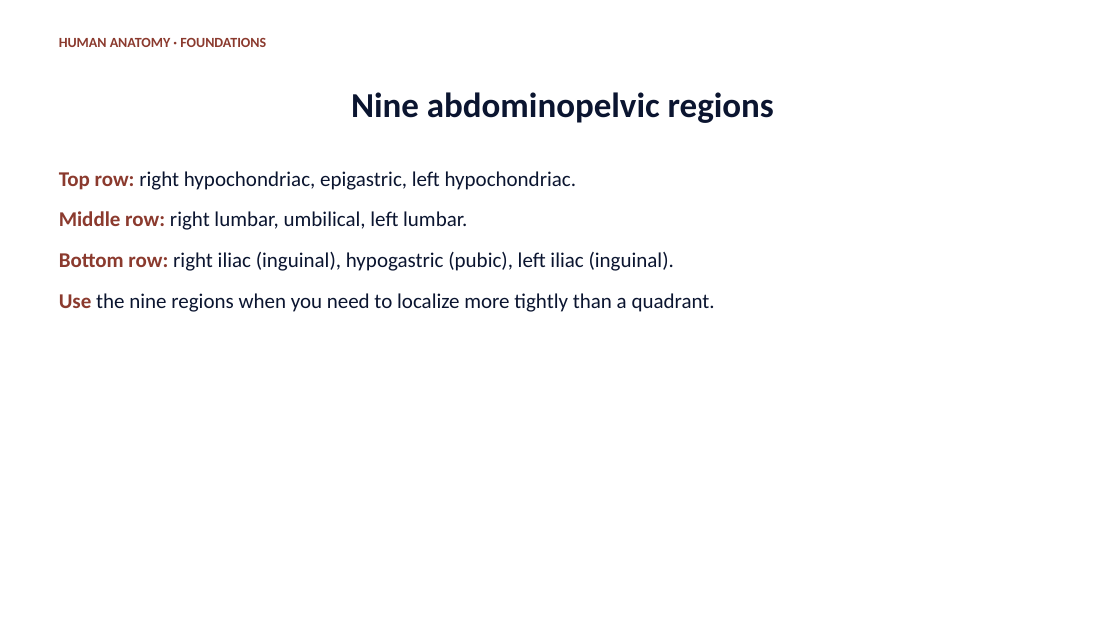
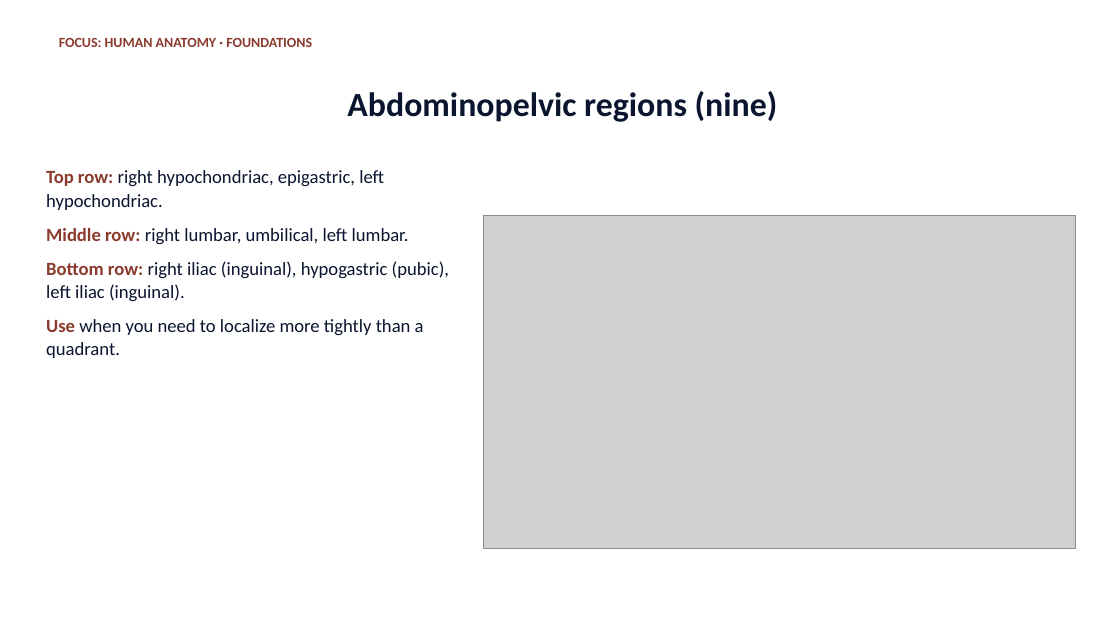
Before and after one commit to drsrennie-stack/A-P-lecture-core, a slide deck: slide 15 of Foundations-Human-Anatomy.pptx (slide 17 before the commit). Drawn at 1120x630 pixels with LibreOffice and Linux fonts; fonts in the diff are those of the drawing; grey boxes stand for pictures. Boxes give left, top, right and bottom in pixels: in the first picture for what was removed or moved away, otherwise in the second. Text is boxed around its words. In the diff, an @@ line names an element or a change of style, - is before the commit and + after.

```diff
--- a/Foundations-Human-Anatomy.pptx
+++ b/Foundations-Human-Anatomy.pptx
@@ text at [59, 38, 312, 47]: text changed @@
-HUMAN ANATOMY · FOUNDATIONS
+FOCUS: HUMAN ANATOMY · FOUNDATIONS
@@ title at [347, 91, 778, 122]: text changed; size 30 to 29 pt @@
-Nine abdominopelvic regions
+Abdominopelvic regions (nine)
@@ text at [46, 170, 449, 302]: size 18 to 16 pt in "Top row: right hypochondriac, epigastric, left hypochondriac ...", "Middle row: right lumbar, umbilical, left lumbar.", "Bottom row: right iliac (inguinal), hypogastric (pubic), ..."; line spacing 1.06 to 1.05; less space between paragraphs @@
@@ text "Top row: right hypochondriac, epigastric, ...": place and size @@
-text "Top row: right hypochondriac, epigastric, ..." at [59, 171, 715, 312]
+text "Top row: right hypochondriac, epigastric, ..." at [46, 170, 449, 358]
@@ picture added at [483, 216, 1075, 549] @@
@@ text at [46, 319, 424, 358]: text changed; size 18 to 16 pt @@
-Use the nine regions when you need to localize more tightly than a quadrant.
+Use when you need to localize more tightly than a quadrant.
```
Also in this commit, not shown: 21 other slides changed, 1 slide added, 5 slides removed, 1 other file.
